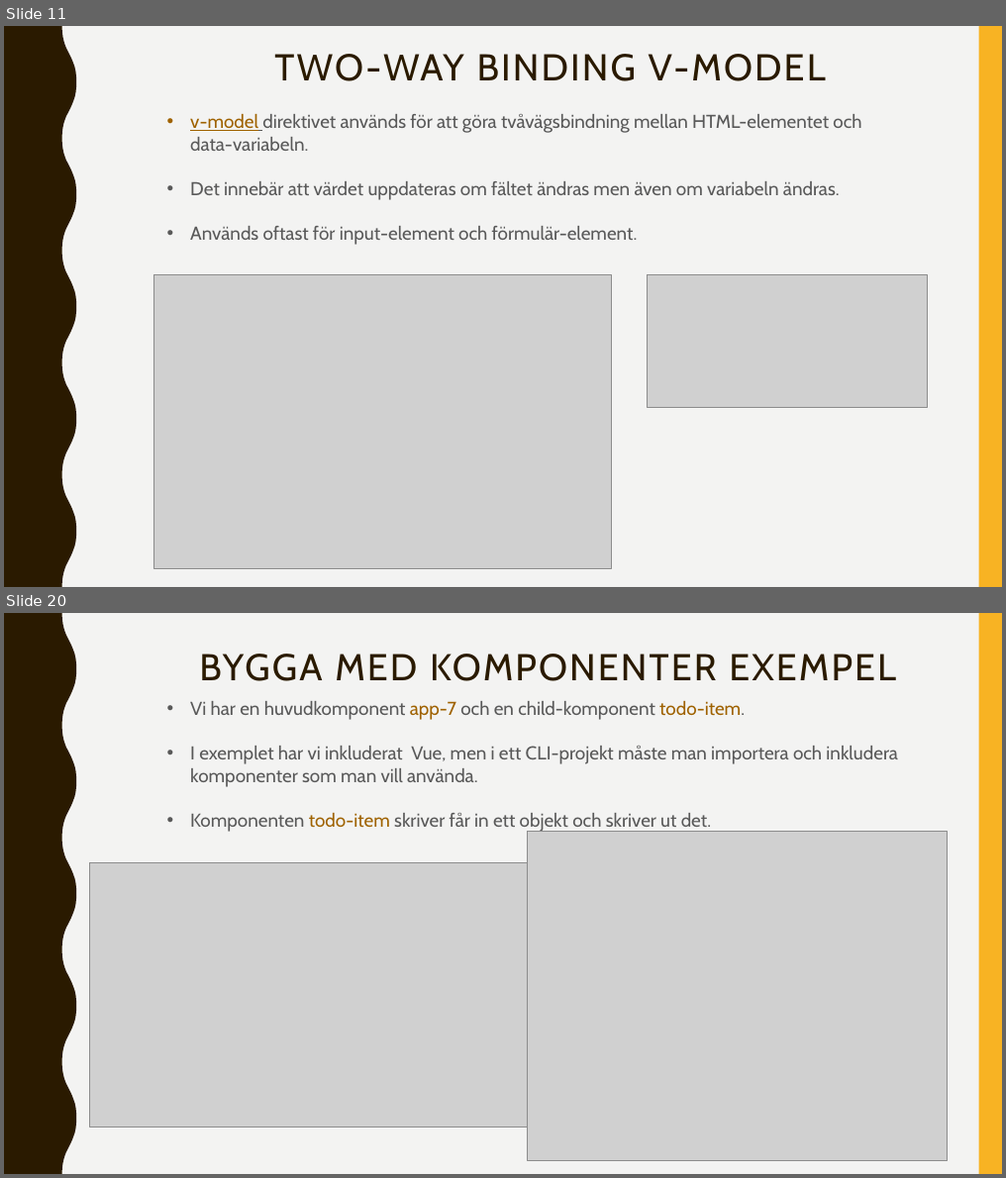
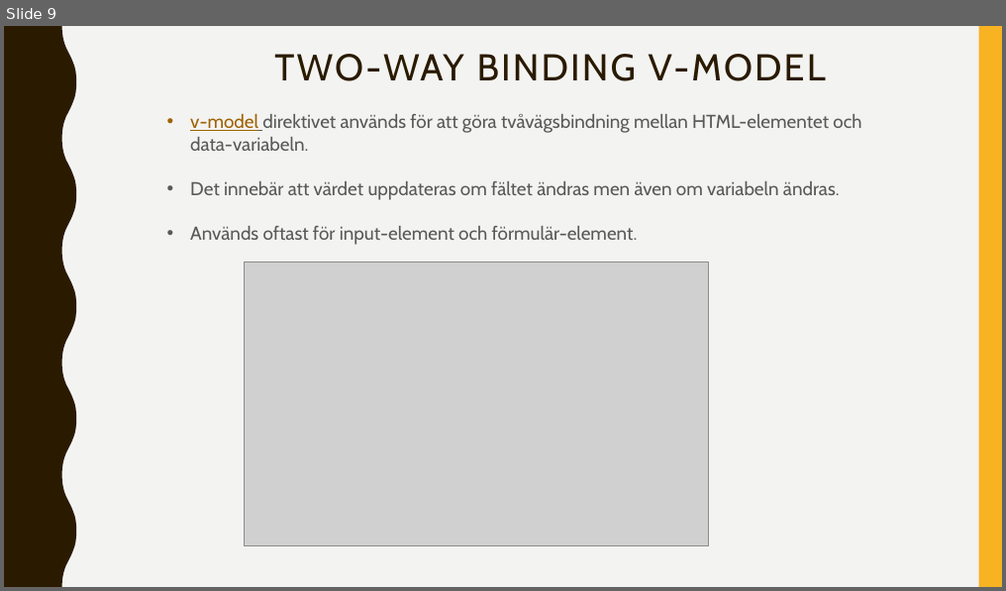
Before and after one commit to abbjetmus/programmering-produktion, a slide deck: 4. Vue/Vue.pptx. Shown one above the other, each under a label of ours: slides 11 and 20 before the commit, slide 9 after it; the slides between them are not shown. The pictures are 1006x1178 and 1006x591 pixels, drawn with LibreOffice and Linux fonts; fonts in the diff are those of the drawing; grey boxes stand for pictures. Boxes give left, top, right and bottom in pixels: in the first picture for what was removed or moved away, otherwise in the second. Text is boxed around its words. In the diff, an @@ line names an element or a change of style, - is before the commit and + after.

```diff
--- a/4. Vue/Vue.pptx
+++ b/4. Vue/Vue.pptx
@@ slide 20 removed at (4,613,1002,1174), background #F3F3F2; not listed: 2 template elements that a slide beside it also shows @@
@@ title removed at (199,654,896,681) @@
-BYGGA MED KOMPONENTER EXEMPEL
@@ text removed at (190,700,898,833) @@
-• Vi har en huvudkomponent app-7 och en child-komponent todo-item.
-• I exemplet har vi inkluderat Vue, men i ett CLI-projekt måste man importera och inkludera komponenter som man vill använda.
-• Komponenten todo-item skriver får in ett objekt och skriver ut det.
@@ picture removed at (528,832,946,1161) @@
@@ picture removed at (89,863,558,1128) @@
@@ what was slide 11 is now slide 9 @@
@@ slide 9 changed as well @@
@@ picture: place and size @@
-picture at (153,275,611,570)
+picture at (244,263,708,547)
@@ picture removed at (648,275,928,408) @@
```
Also in this commit, not shown: 6 other slides changed, 1 slide added, 14 other slides removed, 3 other files.
